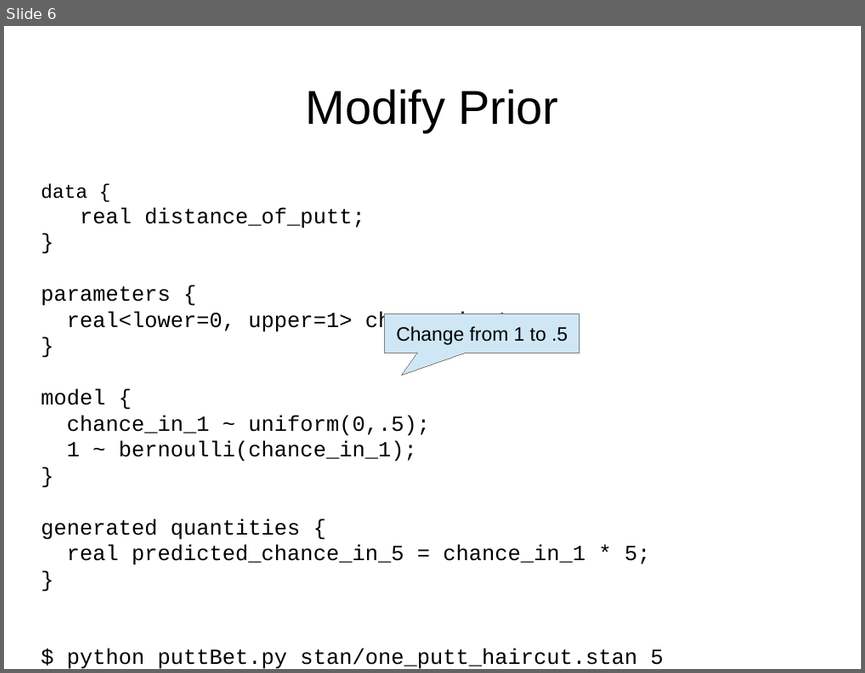
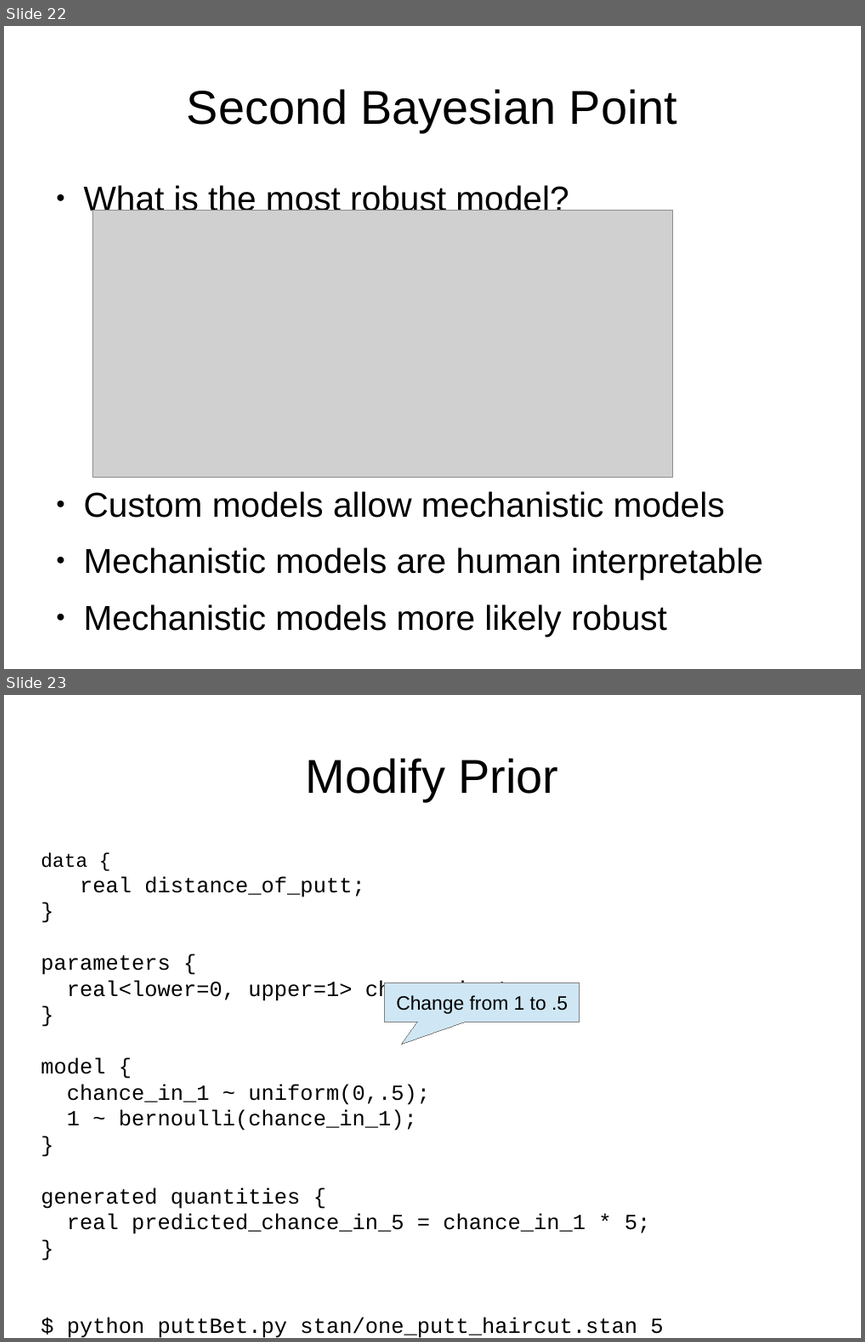
Before and after one commit to breckbaldwin/StanIsThePlanDist, a slide deck: slides/StanIsThePlanPyData2.odp. Shown one above the other, each under a label of ours: slide 6 before the commit, slides 22 and 23 after it. The pictures are 865x673 and 865x1342 pixels, drawn with LibreOffice and Linux fonts; fonts in the diff are those of the drawing; grey boxes stand for pictures. Boxes give left, top, right and bottom in pixels: in the first picture for what was removed or moved away, otherwise in the second. Text is boxed around its words. In the diff, an @@ line names an element or a change of style, - is before the commit and + after.

```diff
--- a/slides/StanIsThePlanPyData2.odp
+++ b/slides/StanIsThePlanPyData2.odp
@@ slide 22 added at [4,26,861,669], background #FFFFFF @@
@@ title added at [187,89,677,132], 44 pt, text #000000 @@
+Second Bayesian Point
@@ text added at [84,185,763,636], 32 pt, text #000000 @@
+● What is the most robust model?
+● Custom models allow mechanistic models
+● Mechanistic models are human interpretable
+● Mechanistic models more likely robust
@@ picture added at [92,210,673,477] @@
@@ what was slide 6 is now slide 23 @@
```
Also in this commit, not shown: 17 other slides added, 1 slide removed, 6 other files.
